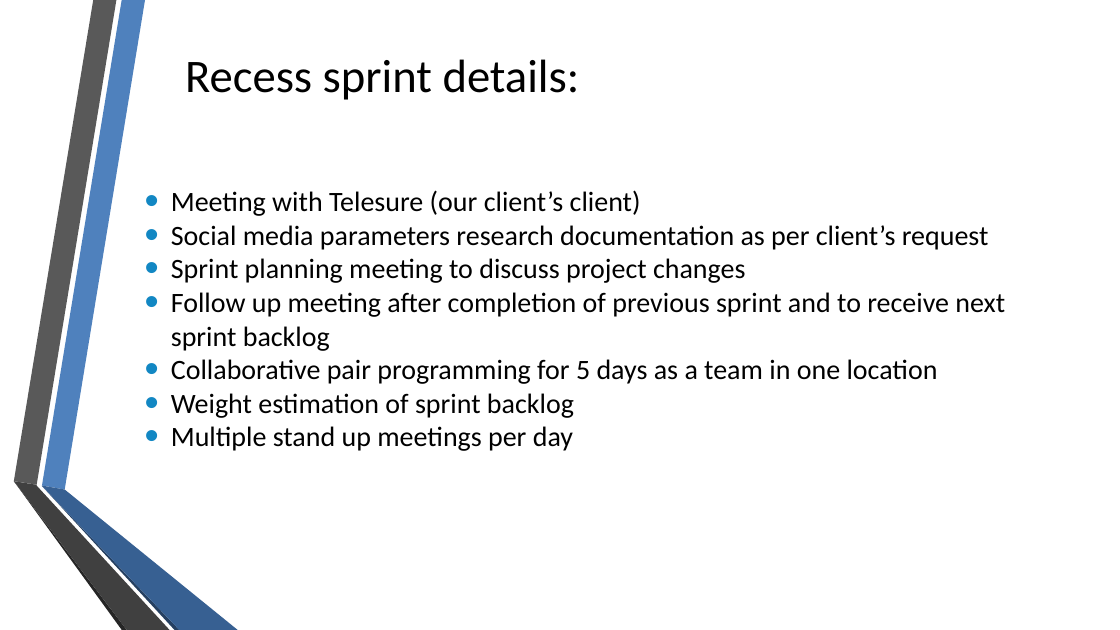
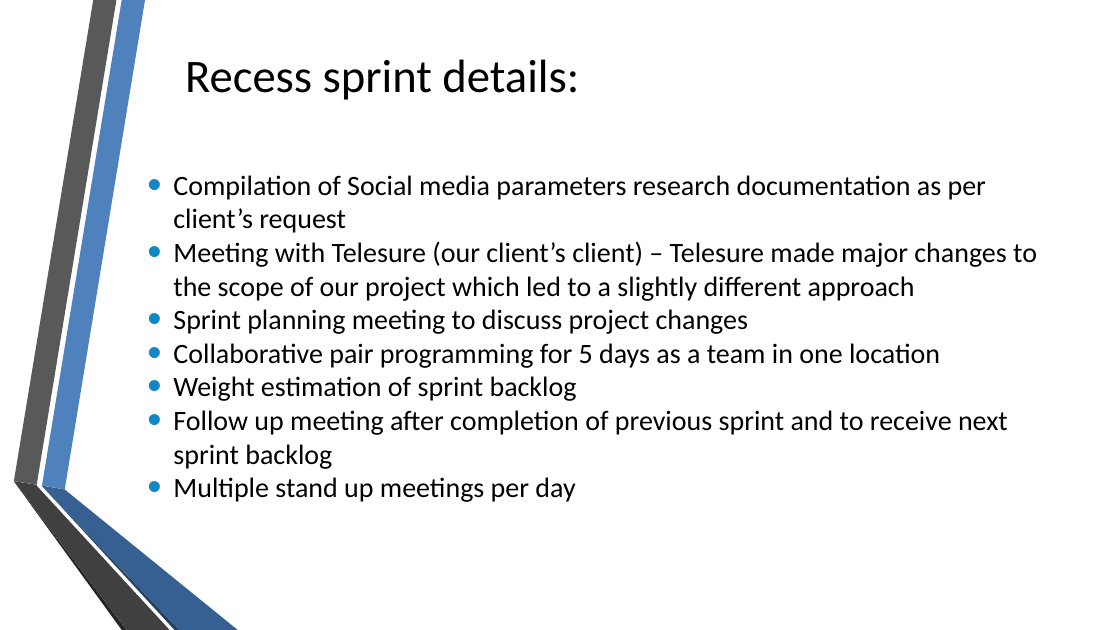
Before and after one commit to quintonweenink/ValknutSolutions, a slide deck: slide 2 of Documentation/Demo/Demo_02.pptx. Drawn at 1120x630 pixels with LibreOffice and Linux fonts; fonts in the diff are those of the drawing; background and template pictures are left out. Boxes give left, top, right and bottom in pixels: in the first picture for what was removed or moved away, otherwise in the second. Text is boxed around its words. In the diff, an @@ line names an element or a change of style, - is before the commit and + after.

```diff
--- a/Documentation/Demo/Demo_02.pptx
+++ b/Documentation/Demo/Demo_02.pptx
@@ text "Compilation of Social media parameters ...": place and size @@
-text "Compilation of Social media parameters ..." at <box>171,190,1005,451</box>
+text "Compilation of Social media parameters ..." at <box>173,175,1037,502</box>
@@ text at <box>173,175,1037,301</box>: text changed @@
-• Meeting with Telesure (our client’s client)
-• Social media parameters research documentation as per client’s request
+• Compilation of Social media parameters research documentation as per client’s request
+• Meeting with Telesure (our client’s client) – Telesure made major changes to the scope of our project which led to a slightly different approach
@@ text at <box>171,292,1005,351</box>: paragraph removed @@
-• Follow up meeting after completion of previous sprint and to receive next sprint backlog
@@ text at <box>173,410,1008,469</box>: paragraph added @@
+• Follow up meeting after completion of previous sprint and to receive next sprint backlog
```
Also in this commit, not shown: 2 other slides changed, 1 slide added.
